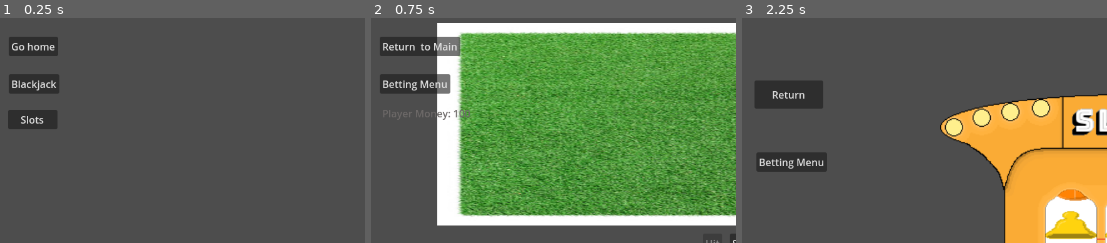
Above: before the commit, frames 1-3 (left to right).
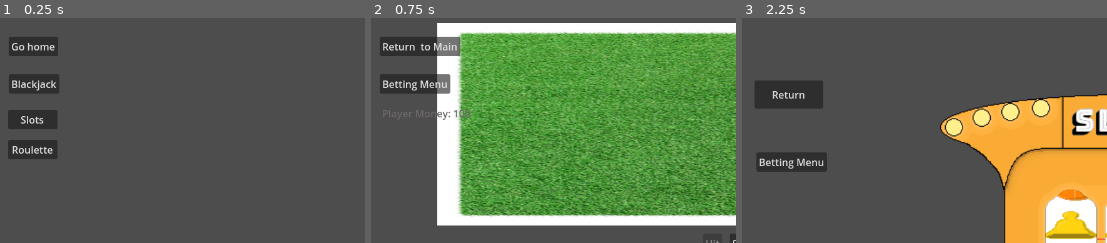
Above: after the commit, the same moments.

Repository: OwenFrakes/congressAppChallenge
Game: Godot game, scene res://Scenes/playerMovement.tscn
The game is run twice, just before and just after one commit, with the same random seed, the same clock (stepped at 60 frames per second) and the same inputs. The engine's default icon, where the game draws it, is replaced by a stand-in: a white triangle on a blue panel in a dark square.
Inputs:
- Up to frame 1 (0.25 s): no input
- Up to frame 2 (0.75 s): click "Blackjack" at 0.5 s
- Up to frame 3 (2.25 s): click "Return to Main" at 1.25 s; click "Slots" at 2 s
The pictures show only the part of the screen within x 1-51%, y 0-50%; the shares and areas given below are measured in that part.

The runs differ from the first frame. In frame 1, 1.0% of the frame differs, in the area x 2-16%, y 54-63%; in frame 2, nothing differs; in frame 3, nothing differs.

Commit message:
Scene Change Buttons: Roulette
Added a return to main button in the roulette scene, and a roulette button in the Nexus

Diff:
--- a/Scenes/Roulette.tscn
+++ b/Scenes/Roulette.tscn
@@ -1,12 +1,13 @@
-[gd_scene load_steps=8 format=3 uid="uid://cc5lmshbii28o"]
+[gd_scene load_steps=9 format=3 uid="uid://cc5lmshbii28o"]
 
 [ext_resource type="Texture2D" uid="uid://ctc7w5efen5ce" path="res://Resources/Roulette Wheel.png" id="1_03cgx"]
-[ext_resource type="Script" path="res://Scenes/roulette_wheel.gd" id="2_11oam"]
+[ext_resource type="Script" path="res://Scripts/roulette_wheel.gd" id="2_11oam"]
 [ext_resource type="Texture2D" uid="uid://bxub2d4eblfn4" path="res://Resources/Roulette Wheel ball.png" id="3_b2ls2"]
-[ext_resource type="Script" path="res://Scenes/ball.gd" id="4_q07vo"]
+[ext_resource type="Script" path="res://Scripts/ball.gd" id="4_q07vo"]
 [ext_resource type="Texture2D" uid="uid://cg7y1shsce6m" path="res://Resources/Roulette Table.png" id="5_kh7es"]
-[ext_resource type="Script" path="res://Scenes/table.gd" id="6_yr1f4"]
+[ext_resource type="Script" path="res://Scripts/table.gd" id="6_yr1f4"]
 [ext_resource type="Texture2D" uid="uid://bs5urao65x1jr" path="res://Resources/$1 Poker chip.png" id="7_opi28"]
+[ext_resource type="Script" path="res://Scripts/player_mover.gd" id="8_n5b3e"]
 
 [node name="Roulette" type="Node2D"]
 
@@ -460,9 +461,9 @@
 
 [node name="Six line bet on six numbers" type="OptionButton" parent="Table"]
 offset_left = -390.126
-offset_top = -101.799
+offset_top = -24.1009
 offset_right = -228.126
-offset_bottom = -71.7986
+offset_bottom = 5.89951
 theme_override_font_sizes/font_size = 10
 autowrap_mode = 2
 selected = 0
@@ -494,9 +495,9 @@
 
 [node name="Split bet" type="OptionButton" parent="Table"]
 offset_left = -390.126
-offset_top = -195.324
+offset_top = -117.626
 offset_right = -318.126
-offset_bottom = -164.324
+offset_bottom = -86.6259
 theme_override_font_sizes/font_size = 10
 selected = 0
 item_count = 58
@@ -618,9 +619,9 @@
 
 [node name="Street bet" type="OptionButton" parent="Table"]
 offset_left = -390.126
-offset_top = -163.669
+offset_top = -85.9709
 offset_right = -310.126
-offset_bottom = -132.669
+offset_bottom = -54.9709
 theme_override_font_sizes/font_size = 10
 selected = 0
 item_count = 13
@@ -652,9 +653,9 @@
 
 [node name="Corner bet" type="OptionButton" parent="Table"]
 offset_left = -390.126
-offset_top = -132.734
+offset_top = -55.0359
 offset_right = -304.126
-offset_bottom = -101.734
+offset_bottom = -24.0359
 theme_override_font_sizes/font_size = 10
 selected = 0
 item_count = 23
@@ -711,7 +712,17 @@
 offset_bottom = 525.0
 text = "Place New Bet"
 
+[node name="MainButton" type="Button" parent="."]
+offset_left = 30.0
+offset_top = 30.0
+offset_right = 159.0
+offset_bottom = 61.0
+text = "Return  to Main
+"
+script = ExtResource("8_n5b3e")
+
 [connection signal="item_selected" from="Table/Six line bet on six numbers" to="Roulette wheel" method="_on_six_line_bet_on_six_numbers_item_selected"]
 [connection signal="item_selected" from="Table/Split bet" to="Roulette wheel" method="_on_split_bet_item_selected"]
 [connection signal="item_selected" from="Table/Street bet" to="Roulette wheel" method="_on_street_bet_item_selected"]
 [connection signal="item_selected" from="Table/Corner bet" to="Roulette wheel" method="_on_corner_bet_item_selected"]
+[connection signal="pressed" from="MainButton" to="MainButton" method="_on_pressed"]
--- a/Scenes/playerMovement.tscn
+++ b/Scenes/playerMovement.tscn
@@ -40,6 +40,14 @@
 offset_bottom = 178.0
 text = "Slots"
 
+[node name="RouletteButton" type="Button" parent="."]
+offset_left = 29.0
+offset_top = 195.0
+offset_right = 108.0
+offset_bottom = 226.0
+text = "Roulette"
+
 [connection signal="pressed" from="BlackJackButton" to="PlayerMover" method="_on_black_jack_button_pressed"]
 [connection signal="pressed" from="HomeButton" to="PlayerMover" method="_on_home_button_pressed"]
 [connection signal="pressed" from="SlotsButton" to="PlayerMover" method="_on_slots_button_pressed"]
+[connection signal="pressed" from="RouletteButton" to="PlayerMover" method="changeToRoulette"]
--- a/Scripts/player_mover.gd
+++ b/Scripts/player_mover.gd
@@ -16,6 +16,10 @@
 	var mainScene = load("res://Scenes/playerMovement.tscn")
 	get_tree().change_scene_to_packed(mainScene)
 
+func changeToRoulette():
+	var mainScene = load("res://Scenes/Roulette.tscn")
+	get_tree().change_scene_to_packed(mainScene)
+
 func _on_pressed() -> void:
 	changeToMain()
 
Renamed: Scenes/ball.gd -> Scripts/ball.gd
Renamed: Scenes/roulette_wheel.gd -> Scripts/roulette_wheel.gd
Renamed: Scenes/six_line_bet_on_six_numbers.gd -> Scripts/six_line_bet_on_six_numbers.gd
Renamed: Scenes/table.gd -> Scripts/table.gd
